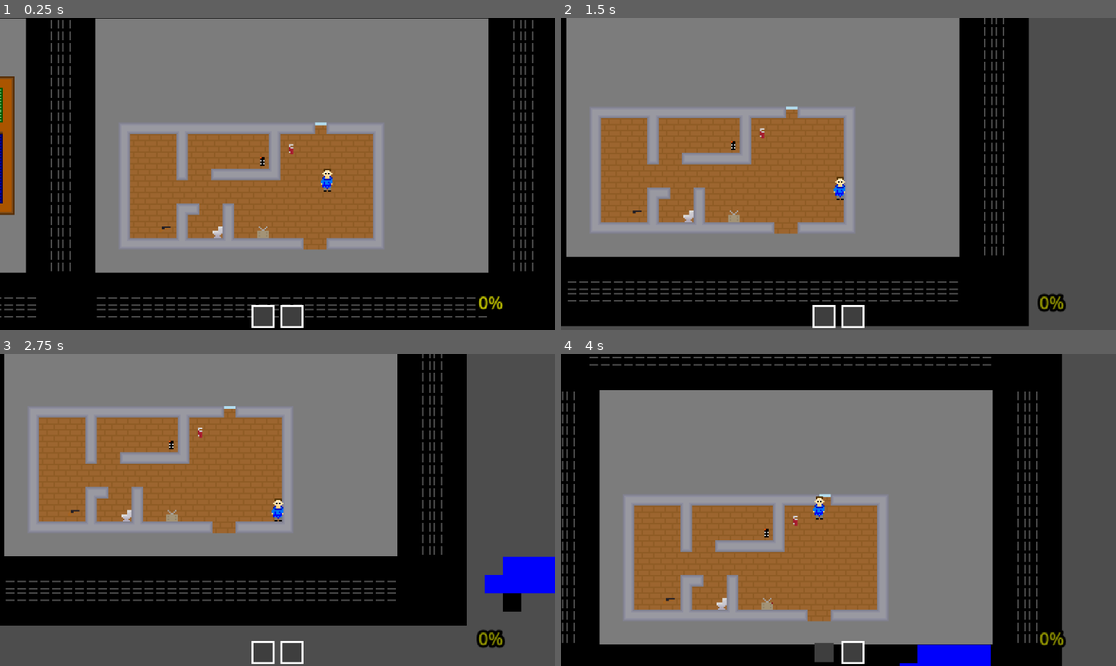
Above: before the commit, frames 1-4 (two rows, left to right).
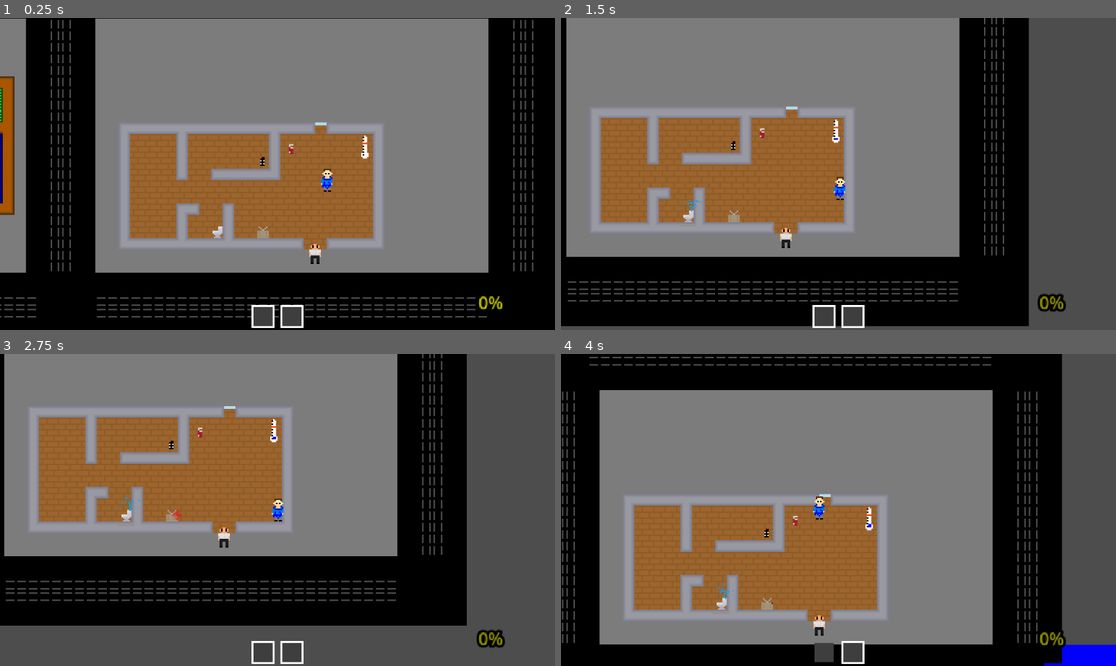
Above: after the commit, the same moments.

Repository: Miles-Miles2/MicroJam_RETRO
Game: Godot game, scene res://scenes/map_milesCopy.tscn
Same seed, same stepped clock (60 frames per second), same inputs: the game is played once before the commit and once after it. This scene is started directly instead of the project's main scene.
Inputs (mouse positions are in pixels of both pictures, inside the frame that each line leads up to):
- Up to frame 1 (0.25 s): no input
- Up to frame 2 (1.5 s): move the mouse to (960, 158) at 0.52 s; hold D (move_right) 0.53-1.28 s; tap E (interact) at 0.6 s; move the mouse to (727, 189) at 1.27 s; hold S (move_down) from 1.28 s (still down); tap Q (drop) at 1.35 s
- Up to frame 3 (2.75 s): tap E (interact) at 1.55, 2.1 s; move the mouse to (333, 441) at 2.02 s; release S (move_down) at 2.03 s; hold D (move_right) from 2.03 s (still down)
- Up to frame 4 (4 s): move the mouse to (810, 572) at 2.77 s; release D (move_right) at 2.78 s; hold W (move_up) 2.78-3.53 s; tap 1 (invSlot1) at 2.85 s; tap E (interact) at 3.05, 3.8 s; move the mouse to (1005, 556) at 3.52 s; hold A (move_left) from 3.53 s (still down); tap 2 (invSlot2) at 3.6 s

The runs differ from the first frame. In frame 1, 0.2% of the frame differs, in the area x 29-67%, y 37-79%; in frame 2, 0.2%; in frame 3, 1.8%; in frame 4, 1.9%, in the area x 18-100%, y 48-100%.

Commit message:
thermometer

Diff:
--- a/scenes/map.tscn
+++ b/scenes/map.tscn
@@ -194,6 +194,7 @@
 offset_bottom = -8.0
 grow_horizontal = 2
 grow_vertical = 0
+metadata/_edit_use_anchors_ = true
 
 [node name="outline" type="ColorRect" parent="CanvasLayer/slot1"]
 layout_mode = 0
@@ -202,17 +203,20 @@
 offset_right = 36.0
 offset_bottom = 36.0
 scale = Vector2(1.2, 1.2)
+metadata/_edit_use_anchors_ = true
 
 [node name="bg" type="ColorRect" parent="CanvasLayer/slot1"]
 layout_mode = 0
 offset_right = 40.0
 offset_bottom = 40.0
 color = Color(0.244776, 0.244776, 0.244776, 1)
+metadata/_edit_use_anchors_ = true
 
 [node name="TextureRect" type="TextureRect" parent="CanvasLayer/slot1"]
 layout_mode = 0
 offset_right = 40.0
 offset_bottom = 40.0
+metadata/_edit_use_anchors_ = true
 
 [node name="slot2" type="Control" parent="CanvasLayer"]
 layout_mode = 3
@@ -227,6 +231,7 @@
 offset_bottom = -8.0
 grow_horizontal = 2
 grow_vertical = 0
+metadata/_edit_use_anchors_ = true
 
 [node name="outline" type="ColorRect" parent="CanvasLayer/slot2"]
 layout_mode = 0
@@ -235,17 +240,20 @@
 offset_right = 36.0
 offset_bottom = 36.0
 scale = Vector2(1.2, 1.2)
+metadata/_edit_use_anchors_ = true
 
 [node name="bg" type="ColorRect" parent="CanvasLayer/slot2"]
 layout_mode = 0
 offset_right = 40.0
 offset_bottom = 40.0
 color = Color(0.244776, 0.244776, 0.244776, 1)
+metadata/_edit_use_anchors_ = true
 
 [node name="TextureRect" type="TextureRect" parent="CanvasLayer/slot2"]
 layout_mode = 0
 offset_right = 40.0
 offset_bottom = 40.0
+metadata/_edit_use_anchors_ = true
 
 [node name="Node2D" parent="." node_paths=PackedStringArray("targetObj") instance=ExtResource("7_hrsw5")]
 position = Vector2(-697, -4)
--- a/scenes/map_milesCopy.tscn
+++ b/scenes/map_milesCopy.tscn
@@ -10,10 +10,10 @@
 [ext_resource type="PackedScene" uid="uid://duxu01lw6vnv4" path="res://scenes/remote.tscn" id="6_kd1a7"]
 [ext_resource type="PackedScene" uid="uid://d3ubdl3rhs7sb" path="res://scenes/camera.tscn" id="7_h2a6s"]
 [ext_resource type="PackedScene" uid="uid://bf0ub71r6ynkt" path="res://scenes/wrench.tscn" id="8_cl3l5"]
+[ext_resource type="PackedScene" uid="uid://dwl784njrenpb" path="res://scenes/jehovas_witness.tscn" id="9_higj0"]
 [ext_resource type="PackedScene" uid="uid://c4b5bl5ia5j0f" path="res://scenes/car.tscn" id="9_td1wk"]
 [ext_resource type="Script" path="res://scripts/progress_bar.gd" id="10_e5xp0"]
-[ext_resource type="PackedScene" uid="uid://cryx08x36tlhs" path="res://scenes/bird_controller.tscn" id="13_n1h1q"]
-[ext_resource type="PackedScene" uid="uid://cw4488j8e4fsw" path="res://scenes/blicky.tscn" id="14_mytjl"]
+[ext_resource type="PackedScene" uid="uid://dcv1mp7ipkkj0" path="res://scenes/thermometer.tscn" id="12_3qvs7"]
 
 [sub_resource type="TileMapPattern" id="TileMapPattern_pgv5m"]
 tile_data = PackedInt32Array(0, 196609, 4, 65536, 196609, 4, 131072, 131073, 1073741828, 196608, 131073, 1073741828, 26 …(4217 unchanged characters)…
@@ -164,18 +164,9 @@
 pattern_4 = SubResource("TileMapPattern_5vt31")
 pattern_5 = SubResource("TileMapPattern_bxk8h")
 
-[sub_resource type="StyleBoxEmpty" id="StyleBoxEmpty_xthxy"]
-
-[sub_resource type="StyleBoxFlat" id="StyleBoxFlat_npjov"]
-
-[sub_resource type="Curve2D" id="Curve2D_rurel"]
-_data = {
-"points": PackedVector2Array(12.9229, -3.55848, -12.9229, 3.55848, -524, -133, 4.50272, -23.8379, -4.50272, 23.8379, -569, -105, -1.26353, -23.4868, 1.26353, 23.4868, -559, -61, 0.52556, -18.9202, -0.52556, 18.9202, -576, -22)
-}
-point_count = 4
-
-[sub_resource type="RectangleShape2D" id="RectangleShape2D_lc5s2"]
-size = Vector2(61, 68)
+[sub_resource type="StyleBoxEmpty" id="StyleBoxEmpty_e6oo7"]
+
+[sub_resource type="StyleBoxFlat" id="StyleBoxFlat_yvtcn"]
 
 [node name="map" type="Node2D"]
 
@@ -205,24 +196,29 @@
 outline1 = NodePath("../CanvasLayer/slot1/outline")
 outline2 = NodePath("../CanvasLayer/slot2/outline")
 
-[node name="Toilet" parent="." instance=ExtResource("4_kakyk")]
+[node name="items" type="Node" parent="."]
+
+[node name="remote" parent="items" instance=ExtResource("6_kd1a7")]
+position = Vector2(-616, -1)
+
+[node name="wrench" parent="items" instance=ExtResource("8_cl3l5")]
+position = Vector2(-595, -10)
+
+[node name="Annoyances" type="Node" parent="."]
+
+[node name="car" parent="Annoyances" instance=ExtResource("9_td1wk")]
+
+[node name="Jehova" parent="Annoyances" instance=ExtResource("9_higj0")]
+position = Vector2(-579, 62)
+
+[node name="Toilet" parent="Annoyances" instance=ExtResource("4_kakyk")]
 position = Vector2(-647, 48)
 
-[node name="tv" parent="." instance=ExtResource("5_xg3p1")]
+[node name="tv" parent="Annoyances" instance=ExtResource("5_xg3p1")]
 position = Vector2(-615, 48)
 
-[node name="remote" parent="." instance=ExtResource("6_kd1a7")]
-position = Vector2(-616, -1)
-
-[node name="Node2D" parent="." node_paths=PackedStringArray("targetObj") instance=ExtResource("7_h2a6s")]
-position = Vector2(-697, -4)
-targetObj = NodePath("../player")
-lerpMult = 5.0
-
-[node name="wrench" parent="." instance=ExtResource("8_cl3l5")]
-position = Vector2(-595, -10)
-
-[node name="car" parent="." instance=ExtResource("9_td1wk")]
+[node name="thermometer" parent="Annoyances" instance=ExtResource("12_3qvs7")]
+position = Vector2(-544, -11)
 
 [node name="CanvasLayer" type="CanvasLayer" parent="."]
 
@@ -321,18 +317,10 @@
 offset_bottom = 40.0
 metadata/_edit_use_anchors_ = true
 
-[node name="birds" parent="." node_paths=PackedStringArray("window") groups=["annoyance"] instance=ExtResource("13_n1h1q")]
-window = NodePath("../TileMap/window")
-
-[node name="entry path" type="Path2D" parent="birds"]
-curve = SubResource("Curve2D_rurel")
-
-[node name="CollisionShape2D" type="CollisionShape2D" parent="birds" groups=["birdLandable"]]
-position = Vector2(-570.5, 16)
-shape = SubResource("RectangleShape2D_lc5s2")
-
-[node name="blicky" parent="." instance=ExtResource("14_mytjl")]
-position = Vector2(-683, 45)
+[node name="Node2D" parent="." node_paths=PackedStringArray("targetObj") instance=ExtResource("7_h2a6s")]
+position = Vector2(-697, -4)
+targetObj = NodePath("../player")
+lerpMult = 5.0
 
 [connection signal="timeout" from="gamemanager/annoyance timer" to="gamemanager" method="_on_timer_timeout"]
 [connection signal="timeout" from="CanvasLayer/ProgressBar/Timer" to="CanvasLayer/ProgressBar" method="_on_timer_timeout"]
--- /dev/null
+++ b/scenes/thermometer.tscn
@@ -0,0 +1,21 @@
+[gd_scene load_steps=3 format=3 uid="uid://dcv1mp7ipkkj0"]
+
+[ext_resource type="Script" path="res://scripts/thermometer.gd" id="1_wl4e3"]
+[ext_resource type="Texture2D" uid="uid://li475p24hhch" path="res://Assets/Sprites/thermometer.png" id="2_mbb07"]
+
+[node name="thermometer" type="Node2D" groups=["annoyance"]]
+position = Vector2(13, 10)
+
+[node name="Sprite2D" type="Sprite2D" parent="."]
+texture = ExtResource("2_mbb07")
+
+[node name="ColorRect" type="ColorRect" parent="."]
+offset_left = 1.0
+offset_top = 6.0
+offset_right = 3.0
+offset_bottom = 19.0
+rotation = 3.14159
+color = Color(0, 0, 1, 1)
+
+[node name="Area2D" type="Area2D" parent="."]
+script = ExtResource("1_wl4e3")
--- a/scenes/window.tscn
+++ b/scenes/window.tscn
@@ -32,7 +32,7 @@
 sprite_frames = SubResource("SpriteFrames_bvtwc")
 animation = &"closed"
 
-[node name="Area2D" type="Area2D" parent="." groups=["interactable"]]
+[node name="Area2D" type="Area2D" parent="." groups=["interactable", "window"]]
 script = ExtResource("3_be57b")
 
 [node name="CollisionShape2D" type="CollisionShape2D" parent="Area2D"]
--- /dev/null
+++ b/scripts/thermometer.gd
@@ -0,0 +1,30 @@
+extends Node2D
+
+@export var active: bool = false
+var temperature: float = 0
+@export var window: Node2D
+
+
+# Called every frame. 'delta' is the elapsed time since the previous frame.
+func _physics_process(delta: float) -> void:
+
+	temperature = clampf(temperature, 0, 1)
+	#too hot at 0.7
+	get_parent().get_node("ColorRect").size.y = min(1, temperature) * 13
+
+	if get_tree().get_nodes_in_group("window")[0].open == true:
+		temperature -= delta * 0.03
+	else:
+		temperature += delta * 0.05
+
+	if temperature >= 0.7:
+		get_parent().get_node("ColorRect").color = Color(1,0,0)
+
+		active = true
+	else:
+		get_parent().get_node("ColorRect").color = Color(0,0,1)
+		active = false
+
+
+func beginEvent():
+	pass
Binary file added: Assets/Sprites/thermometer.png
Not shown, added: Assets/Sprites/thermometer.png.import
Not shown: 2 places in scenes/map.tscn that only renumber resources
Not shown: 2 places in scenes/map_milesCopy.tscn that only renumber resources
